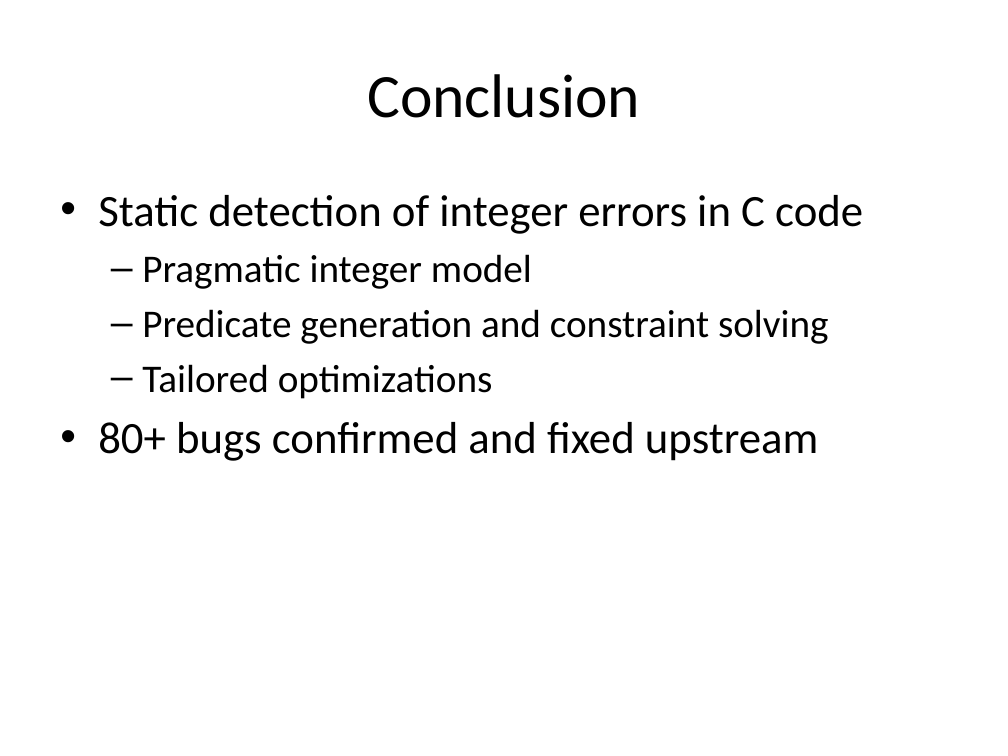
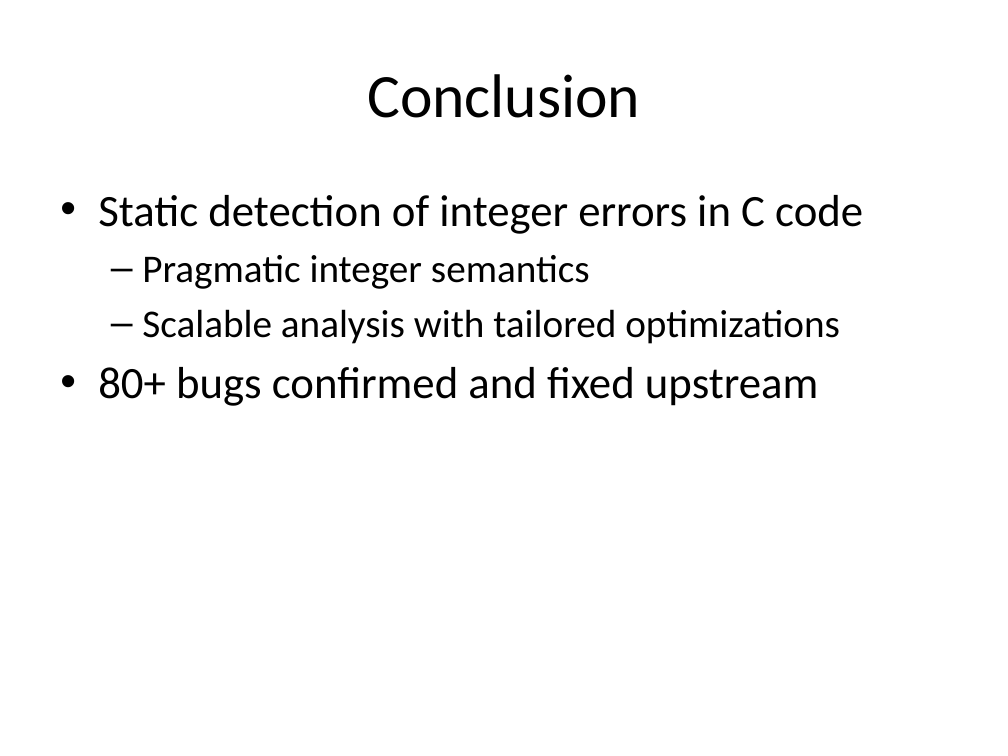
Before and after one commit to jiazhihao/6857, a slide deck: slide 31 of slides/kint.pptx. Drawn at 1008x756 pixels with LibreOffice and Linux fonts; fonts in the diff are those of the drawing. Boxes give left, top, right and bottom in pixels: in the first picture for what was removed or moved away, otherwise in the second. Text is boxed around its words. In the diff, an @@ line names an element or a change of style, - is before the commit and + after.

```diff
--- a/slides/kint.pptx
+++ b/slides/kint.pptx
@@ text at bbox=[142, 255, 840, 344]: text changed @@
-  – Pragmatic integer model
-  – Predicate generation and constraint solving
-  – Tailored optimizations
+  – Pragmatic integer semantics
+  – Scalable analysis with tailored optimizations
```
Also in this commit, not shown: 1 other slide changed, 1 slide removed.
